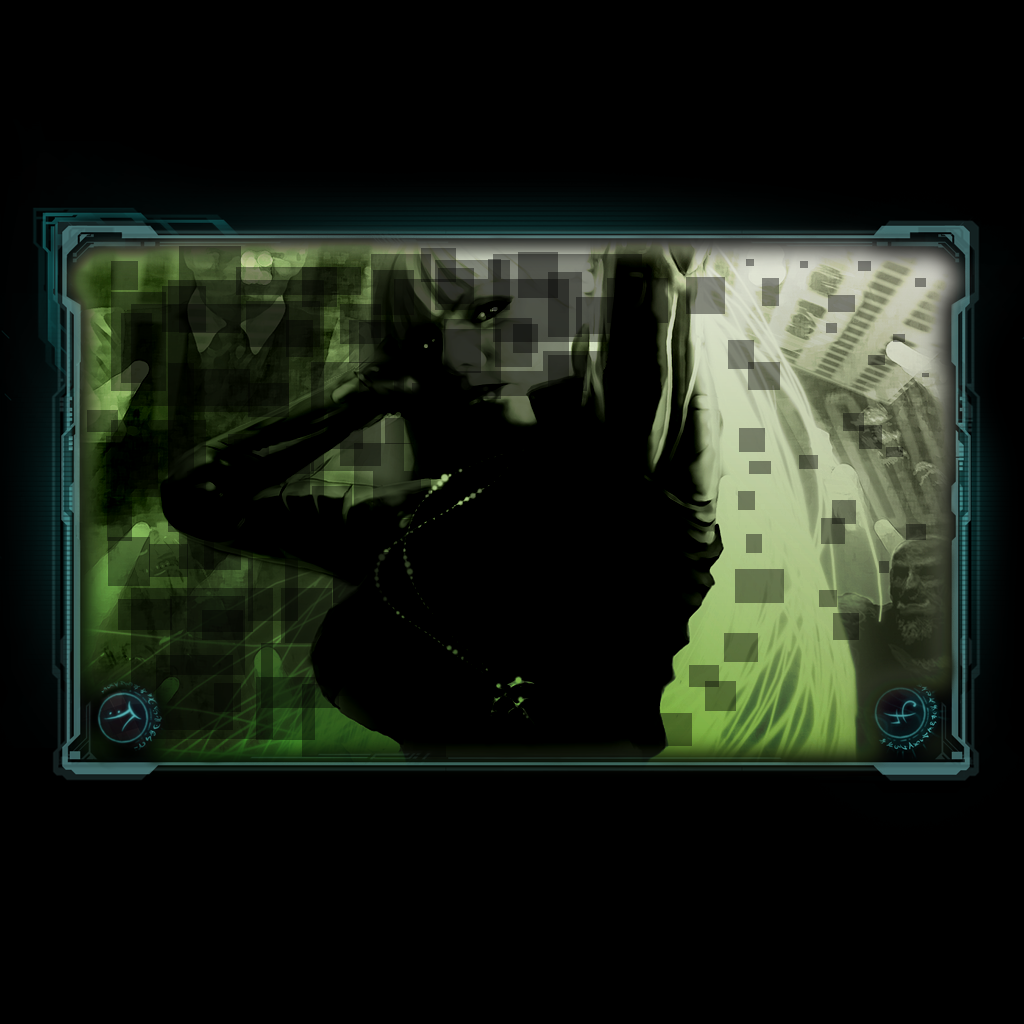
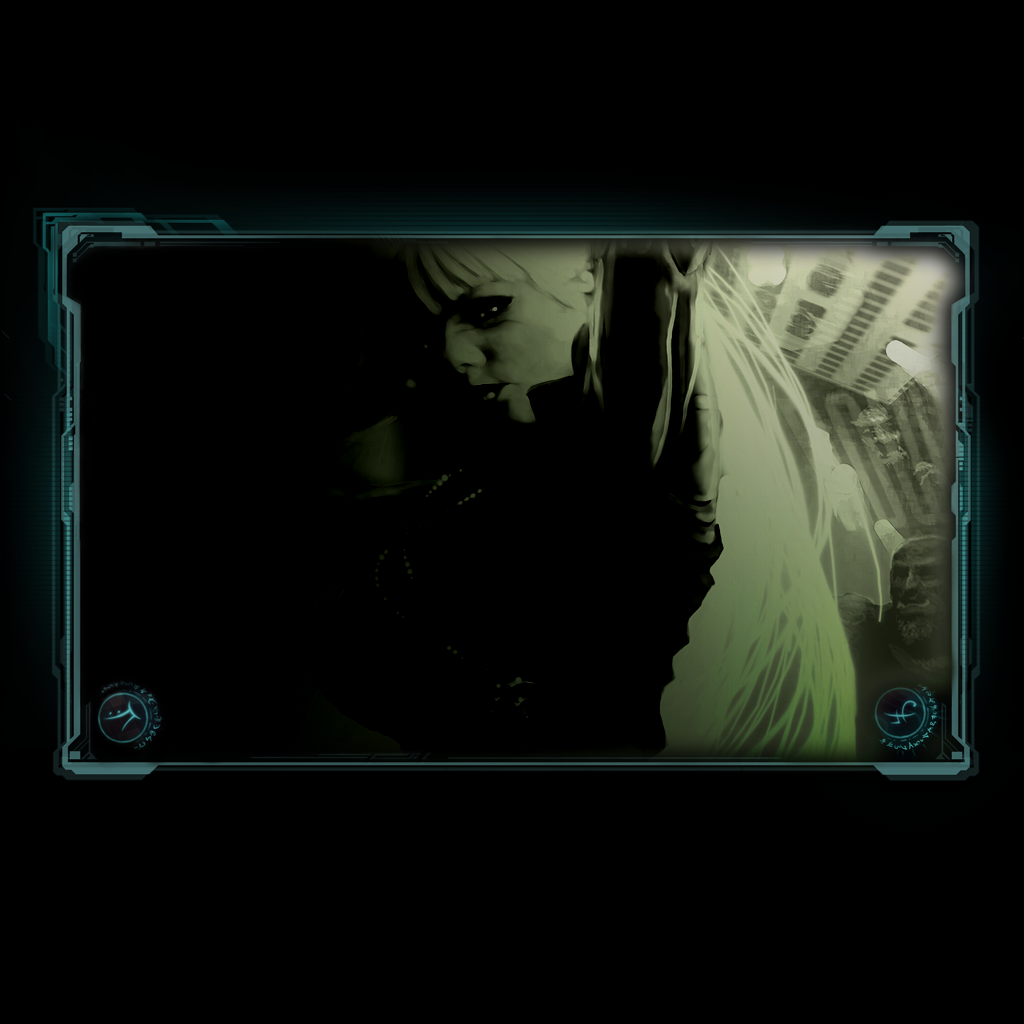
Comparing the layer stacks of the two (1024, 1024) images. Changes:
removed layer "Layer 3 copy 3" (was darken, 40%) over [87, 248, 926, 746]
removed layer "Layer 3 copy 2" (was darken, 40%) over [131, 259, 929, 739]
removed layer "Layer 3 copy" (was darken, 40%) over [106, 254, 642, 757]
removed layer "Layer 3" (was darken, 40%) over [108, 246, 668, 708]
added layer "Gradient Fill 2" above "Gradient Fill 1" over [56, 225, 954, 773]
